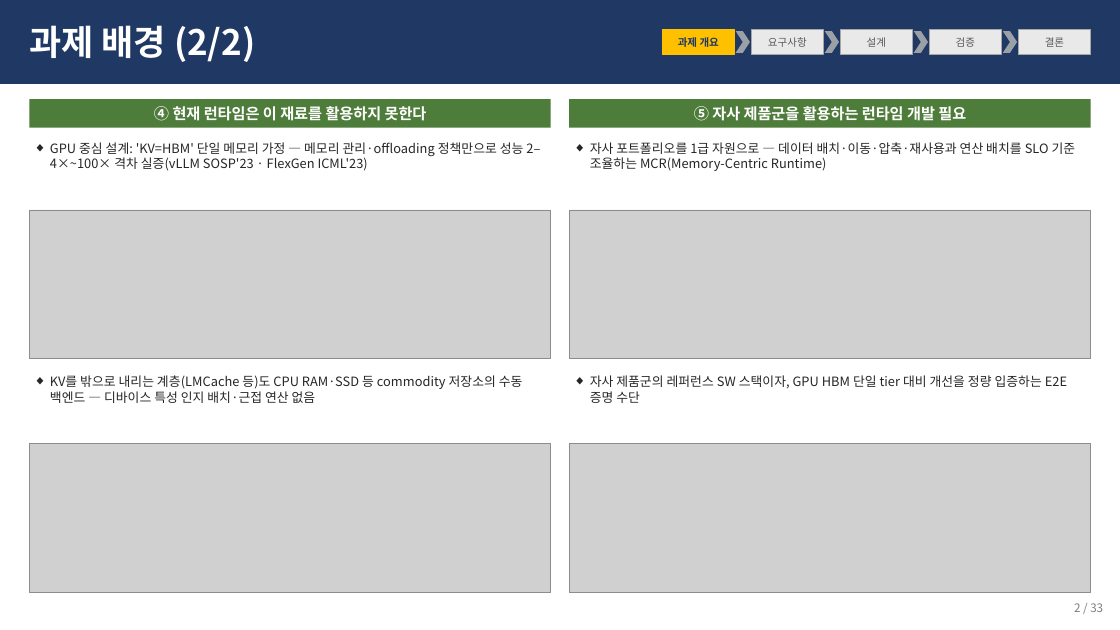
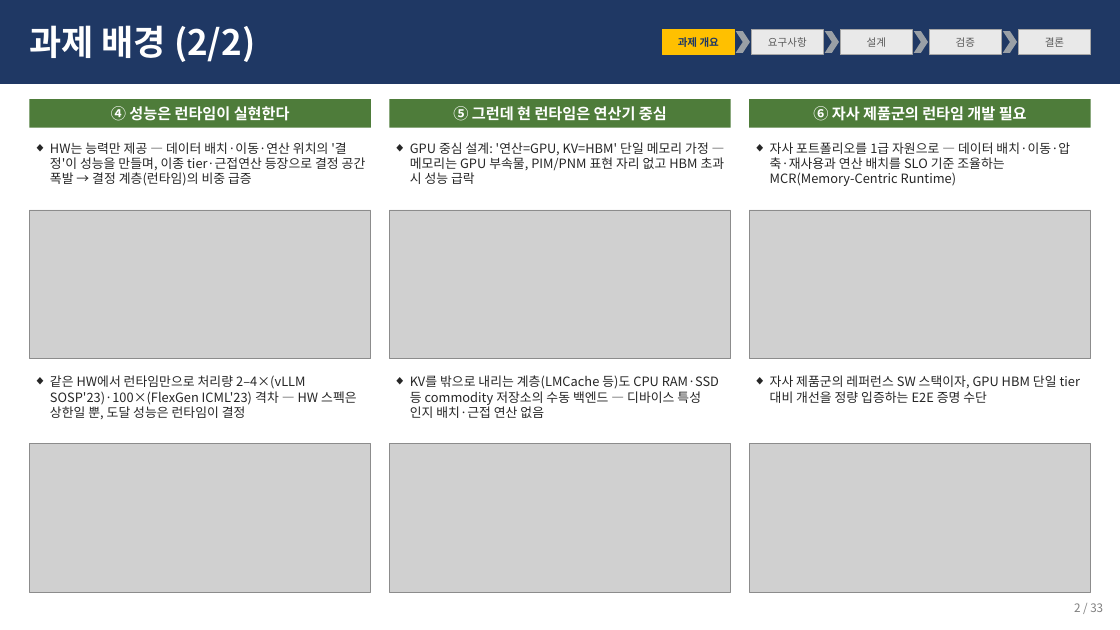
Before and after one commit to mkim0628/architect, a slide deck: slide 2 of docs/mcr_background_2p.pptx. Drawn at 1120x630 pixels with LibreOffice and Linux fonts; fonts in the diff are those of the drawing; grey boxes stand for pictures. Boxes give left, top, right and bottom in pixels: in the first picture for what was removed or moved away, otherwise in the second. Text is boxed around its words. In the diff, an @@ line names an element or a change of style, - is before the commit and + after.

```diff
--- a/docs/mcr_background_2p.pptx
+++ b/docs/mcr_background_2p.pptx
@@ rectangle: place and size @@
-rectangle at [29,99,551,128]
+rectangle at [29,99,371,128]
@@ text at [111,106,290,121]: text changed @@
-④ 현재 런타임은 이 재료를 활용하지 못한다
+④ 성능은 런타임이 실현한다
@@ rectangle: place and size @@
-rectangle at [570,99,1091,128]
+rectangle at [389,99,730,128]
@@ text added at [453,106,667,121], 13 pt, text #FFFFFF, bold @@
+⑤ 그런데 현 런타임은 연산기 중심
@@ rectangle added at [749,99,1091,128], fill #4E7C3A @@
@@ text at [813,106,1027,121]: text changed @@
-⑤ 자사 제품군을 활용하는 런타임 개발 필요
+⑥ 자사 제품군의 런타임 개발 필요
@@ text at [50,142,366,186]: text changed @@
-◆ GPU 중심 설계: 'KV=HBM' 단일 메모리 가정 — 메모리 관리·offloading 정책만으로 성능 2–4×~100× 격차 실증(vLLM SOSP'23 · FlexGen ICML'23)
+◆ HW는 능력만 제공 — 데이터 배치·이동·연산 위치의 '결정'이 성능을 만들며, 이종 tier·근접연산 등장으로 결정 공간 폭발 → 결정 계층(런타임)의 비중 급증
@@ text added at [410,142,725,184], 11 pt, text #262626 @@
+◆ GPU 중심 설계: '연산=GPU, KV=HBM' 단일 메모리 가정 — 메모리는 GPU 부속물, PIM/PNM 표현 자리 없고 HBM 초과 시 성능 급락
@@ text "자사 포트폴리오를 1급 자원으로 — ..." rewrapped from [590,142,1076,171] to [770,142,1070,186] @@
@@ picture: place and size @@
-picture at [29,210,551,359]
+picture at [29,210,371,359]
@@ picture added at [389,210,730,359] @@
@@ picture: place and size @@
-picture at [570,210,1091,359]
+picture at [749,210,1091,359]
@@ text added at [50,375,356,419], 11 pt, text #262626 @@
+◆ 같은 HW에서 런타임만으로 처리량 2–4×(vLLM SOSP'23)·100×(FlexGen ICML'23) 격차 — HW 스펙은 상한일 뿐, 도달 성능은 런타임이 결정
@@ text "KV를 밖으로 내리는 계층(LMCache 등)도 ..." rewrapped from [50,375,523,403] to [410,375,719,418] @@
@@ text "자사 제품군의 레퍼런스 SW 스택이자, ..." rewrapped from [590,375,1067,403] to [770,375,1080,403] @@
@@ picture: place and size @@
-picture at [29,444,551,592]
+picture at [29,444,371,592]
@@ picture added at [389,444,730,592] @@
@@ picture: place and size @@
-picture at [570,444,1091,592]
+picture at [749,444,1091,592]
```
Also in this commit, not shown: 2 other files.
